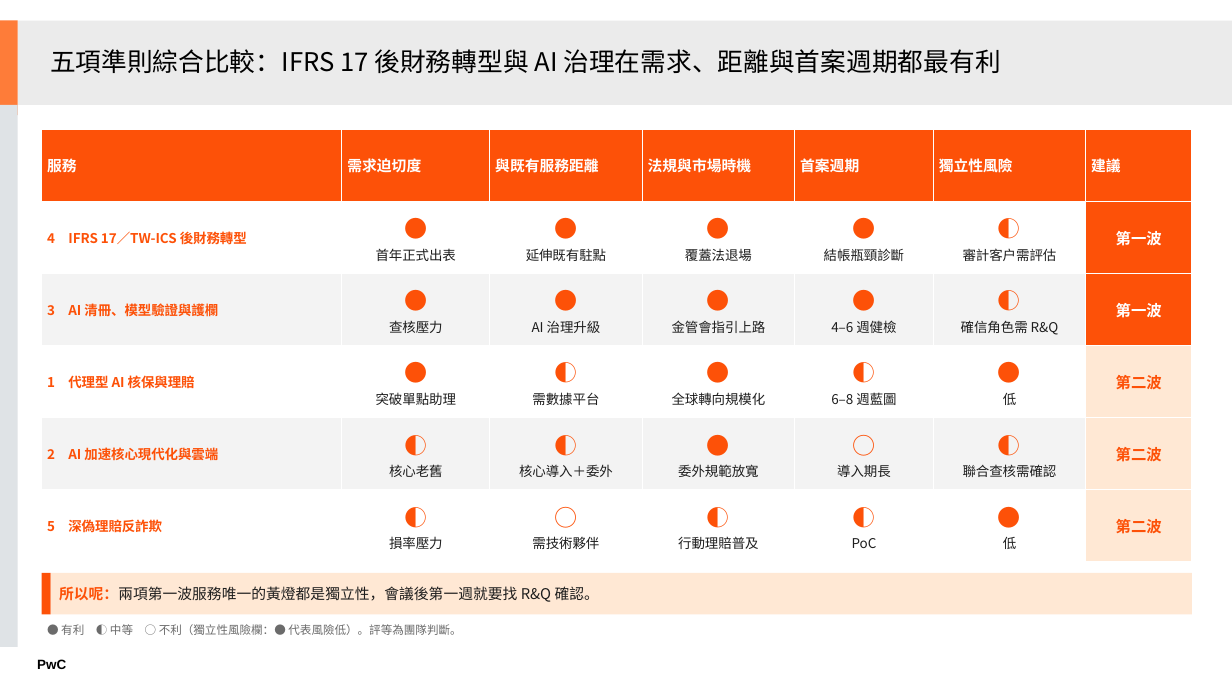
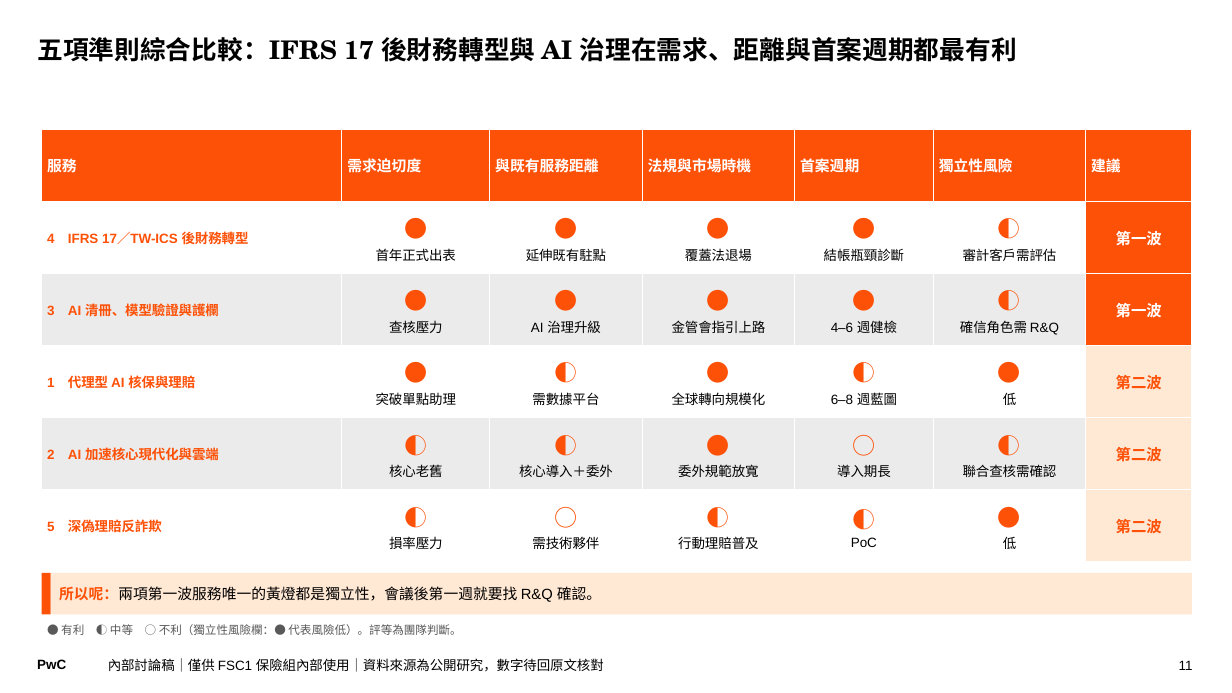
Before and after one commit to Robshao/PwC_FSC1, a slide deck: slide 11 of research/insurtech-2026/保險科技服務優先順序_會議簡報.pptx. Drawn at 1232x693 pixels with LibreOffice and Linux fonts; fonts in the diff are those of the drawing. Boxes give left, top, right and bottom in pixels: in the first picture for what was removed or moved away, otherwise in the second. Text is boxed around its words. In the diff, an @@ line names an element or a change of style, - is before the commit and + after.

```diff
--- a/research/insurtech-2026/保險科技服務優先順序_會議簡報.pptx
+++ b/research/insurtech-2026/保險科技服務優先順序_會議簡報.pptx
@@ rectangle removed at (0,20,18,115) @@
@@ rectangle removed at (18,20,1232,104) @@
@@ title "五項準則綜合比較：IFRS 17 後財務轉型與 AI 治理在需求、距離與首案週期都最有利": place and size @@
-title "五項準則綜合比較：IFRS 17 後財務轉型與 AI 治理在需求、距離與首案週期都最有利" at (50,49,1001,73)
+title "五項準則綜合比較：IFRS 17 後財務轉型與 AI 治理在需求、距離與首案週期都最有利" at (37,37,1017,62)
@@ title "五項準則綜合比較：IFRS 17 後財務轉型與 AI 治理在需求、距離與首案週期都最有利" at (37,37,1017,62): font Noto Sans CJK TC to TeX Gyre Schola, bold on; line spacing 0.85 to 0.9; vertical alignment middle to top @@
@@ rectangle removed at (0,105,18,648) @@
@@ table at (42,129,1192,562) @@
@@ fill #F3F3F3 to #EBEBEB in 12 cells @@
@@ font Noto Sans CJK TC to Arial @@
@@ font Noto Sans CJK TC to Noto Sans CJK SC in "●", "●", "●", "●" and 21 more places @@
@@ text colour #1E1E1E to #000000 in "首年正式出表", "延伸既有駐點", "覆蓋法退場", "結帳瓶頸診斷" and 21 more places @@
@@ rectangle "所以呢：兩項第一波服務唯一的黃燈都是獨立性，會議後第一週就要找 R&Q 確認。" at (51,573,1192,615): font Noto Sans CJK TC to Arial; text colour #1E1E1E to #000000 in "所以呢：兩項第一波服務唯一的黃燈都是獨立性，會議後第一週就要找 R&Q 確認。" @@
@@ text "● 有利 ◐ 中等 ○ ..." at (61,624,461,635): font Noto Sans CJK TC to Noto Sans CJK SC, text colour #6B6B6B to #595959 @@
@@ text added at (108,658,604,672), 10.5 pt, text #000000 @@
+內部討論稿｜僅供 FSC1 保險組內部使用｜資料來源為公開研究，數字待回原文核對
@@ page number added at (1179,660,1193,670), 10.5 pt, text #000000 @@
+11
```
Also in this commit, not shown: 23 other slides changed, 9 other files.
